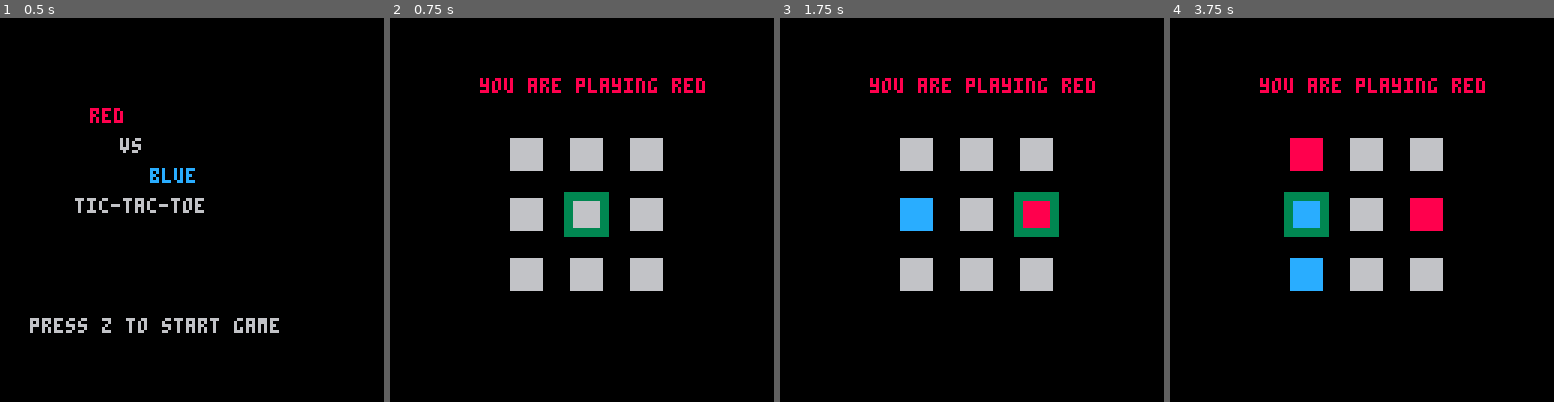
Above: before the commit, frames 1-4 (left to right).
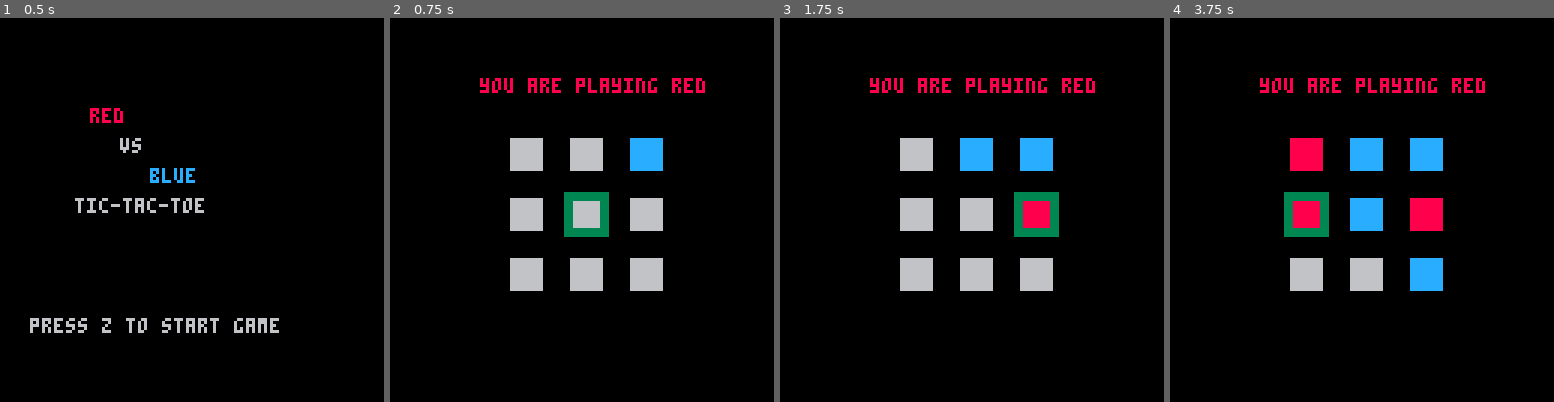
Above: after the commit, the same moments.

Repository: shinkarom/p8-ttt
Game: PICO-8 cartridge ttt.p8
Same seed, same stepped clock (60 frames per second), same inputs: the game is played once before the commit and once after it.
Inputs:
- Up to frame 1 (0.5 s): tap X (X key) at 0.33 s
- Up to frame 2 (0.75 s): tap O (Z key) at 0.7 s
- Up to frame 3 (1.75 s): tap X (X key) at 1.07 s; hold Right from 1.6 s (still down); tap O (Z key) at 1.7 s
- Up to frame 4 (3.75 s): tap X (X key) at 1.85, 2.97 s; release Right at 2.1 s; tap O (Z key) every 0.4 s from 2.1 to 3.7 s; hold Up 2.15-2.42 s; hold Right 2.47-3.03 s; hold Left 3.08-3.58 s; hold Down from 3.63 s (still down)

Frame 1 is identical in both runs. In frame 2, 0.7% of the frame differs, in the area x 62-72%, y 31-40%; in frame 3, 2.2%; in frame 4, 4.2%, in the area x 31-72%, y 31-72%.

Commit message:
Random colors for playes; Random starting player

Diff:
--- a/ttt.p8
+++ b/ttt.p8
@@ -40,10 +40,10 @@
  endmusic_played=false
  sfx(2)
  init_game()
-end
-
-cursor_x = 1
-cursor_y = 1
+ cursor_x = 1
+ cursor_y = 1
+end
+
 cursor_color = 3
 cursor_width = 2
 
@@ -179,13 +179,25 @@
 blue_color=12
 
 function init_game()
- human_player=red_player
- ai_player=blue_player
- player_to_move=red_player
  winner=empty
  grid={ empty,empty,empty,
   empty,empty,empty,
   empty,empty,empty }
+ if rnd(2) < 1 then
+  human_player=red_player
+  ai_player=blue_player
+ else
+  human_player=blue_player
+  ai_player=red_player
+ end
+ if rnd(2) < 1 then
+  player_to_move=human_player
+ else
+  player_to_move=ai_player
+ end
+ if player_to_move==ai_player then
+  make_move(select_ai_move())
+ end
 end
 
 function xy(x,y)
Not shown, added: ttt.p8.png
